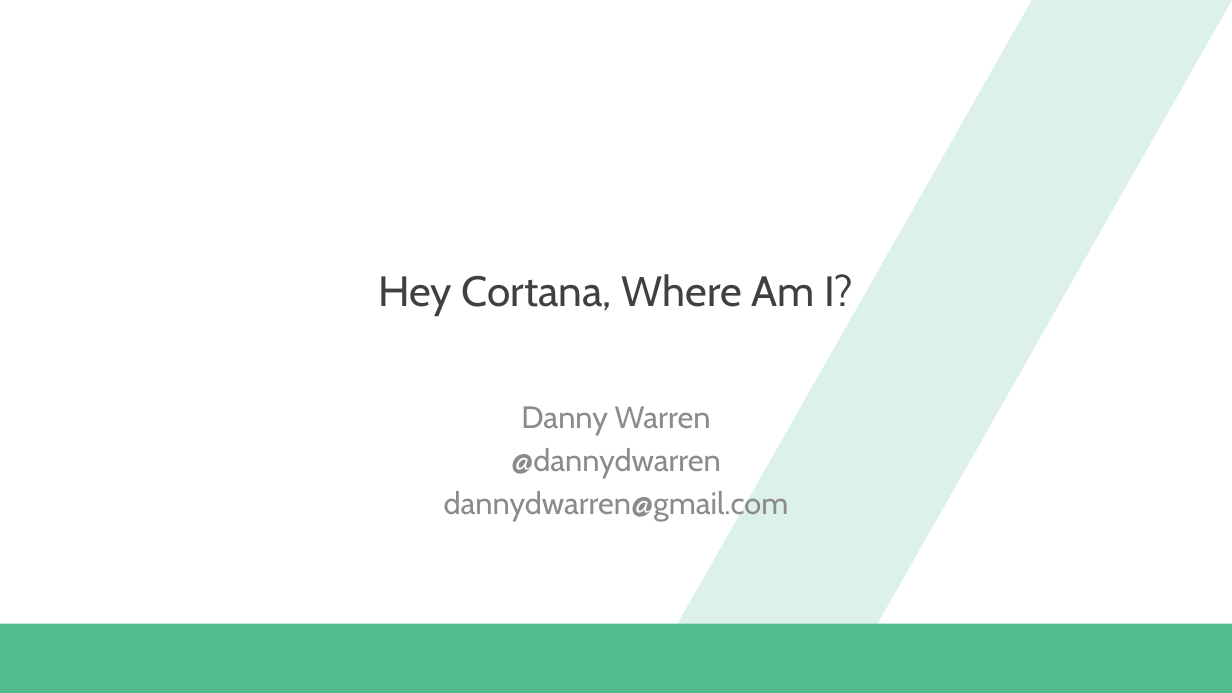
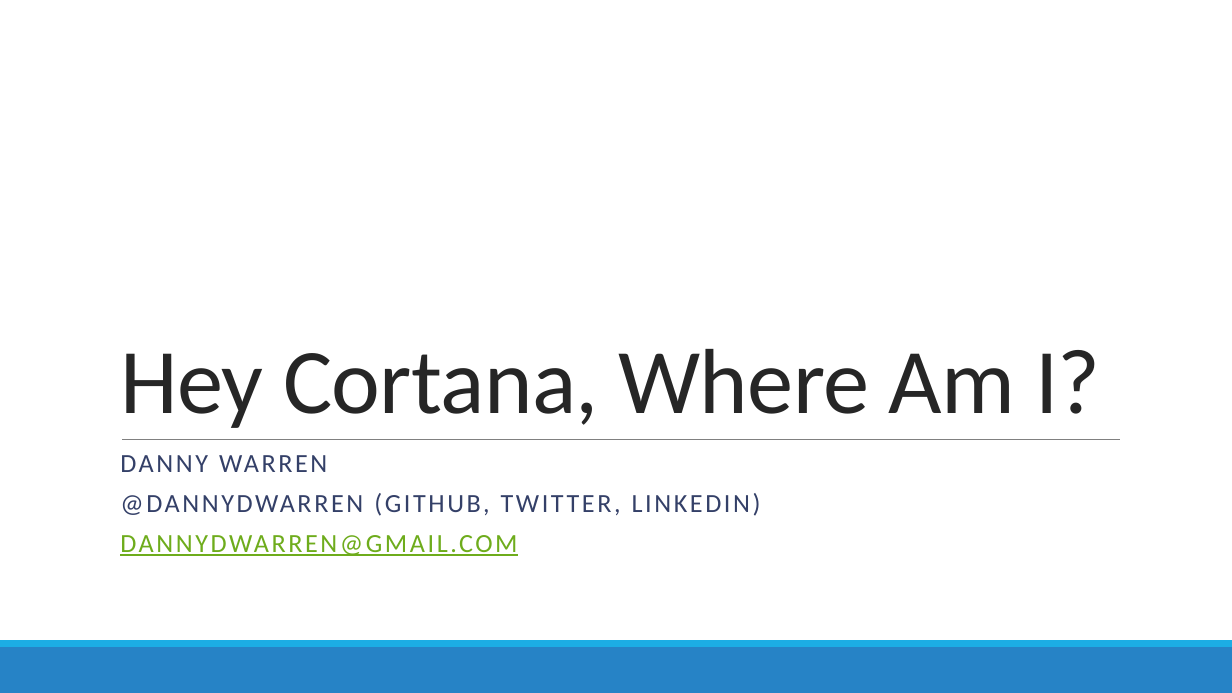
Before and after one commit to dannydwarren/Cortana-Location-UWP, a slide deck: slide 3 of Hey Cortana, Where Am I.pptx. Drawn at 1232x693 pixels with LibreOffice and Linux fonts; fonts in the diff are those of the drawing; background and template pictures are left out. Boxes give left, top, right and bottom in pixels: in the first picture for what was removed or moved away, otherwise in the second. Text is boxed around its words. In the diff, an @@ line names an element or a change of style, - is before the commit and + after.

Commit message:
Update slides
Remove IK Template, Update to Pluralsight, Add Cortana Skills, a few other tweaks and changes

```diff
--- a/Hey Cortana, Where Am I.pptx
+++ b/Hey Cortana, Where Am I.pptx
@@ parallelogram removed at (677,0,1232,624) @@
@@ title "Hey Cortana, Where Am I?": place and size @@
-title "Hey Cortana, Where Am I?" at (378,274,853,316)
+title "Hey Cortana, Where Am I?" at (120,349,1100,428)
@@ title "Hey Cortana, Where Am I?" at (120,349,1100,428): size 33 to 72 pt, font Cabin to Calibri, text colour #404040 to #262626, letter spacing 0 to -0.5 pt; alignment centre to left; line spacing 1 to 0.85; vertical alignment middle to bottom @@
@@ line added from (122, 439) to (1120, 439), #808080 0.5 pt @@
@@ subtitle at (120,455,761,556): text changed; size 24 to 20.4 pt; font Cabin to Calibri; text colour #8C8C8C to #344068 @@
-Danny Warren
-@dannydwarren
-dannydwarren@gmail.com
+DANNY WARREN
+@DANNYDWARREN (GITHUB, TWITTER, LINKEDIN)
+DANNYDWARREN@GMAIL.COM
@@ rectangle: place and size @@
-rectangle at (0,624,1232,693)
+rectangle at (0,647,1232,693)
@@ rectangle at (0,647,1232,693): fill #53BC8D to #2683C6 @@
@@ rectangle added at (0,640,1232,647), fill #1CADE4 @@
```
Also in this commit, not shown: 16 other slides changed, 6 slides added, 3 slides removed.
